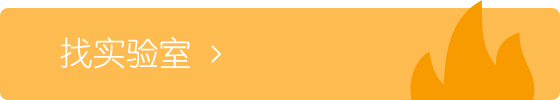
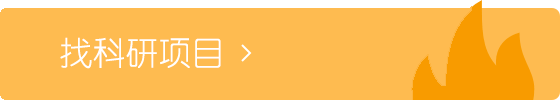
The second 560×100 image is a revision of the first. Changes to its layers:
removed layer "找实验室" over <box>60,36,190,69</box>
painted on "图层 0" over <box>0,6,472,100</box>
